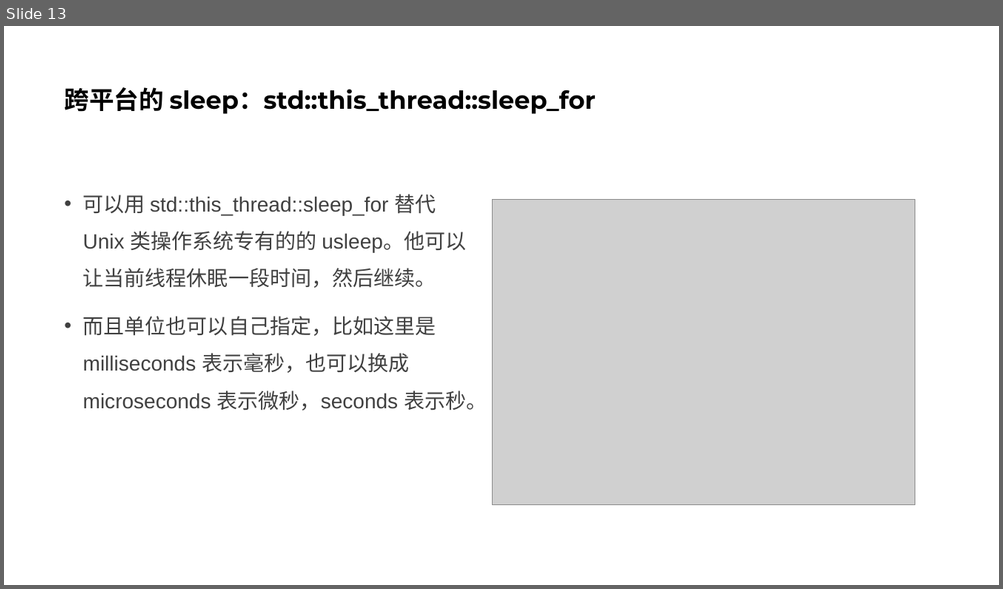
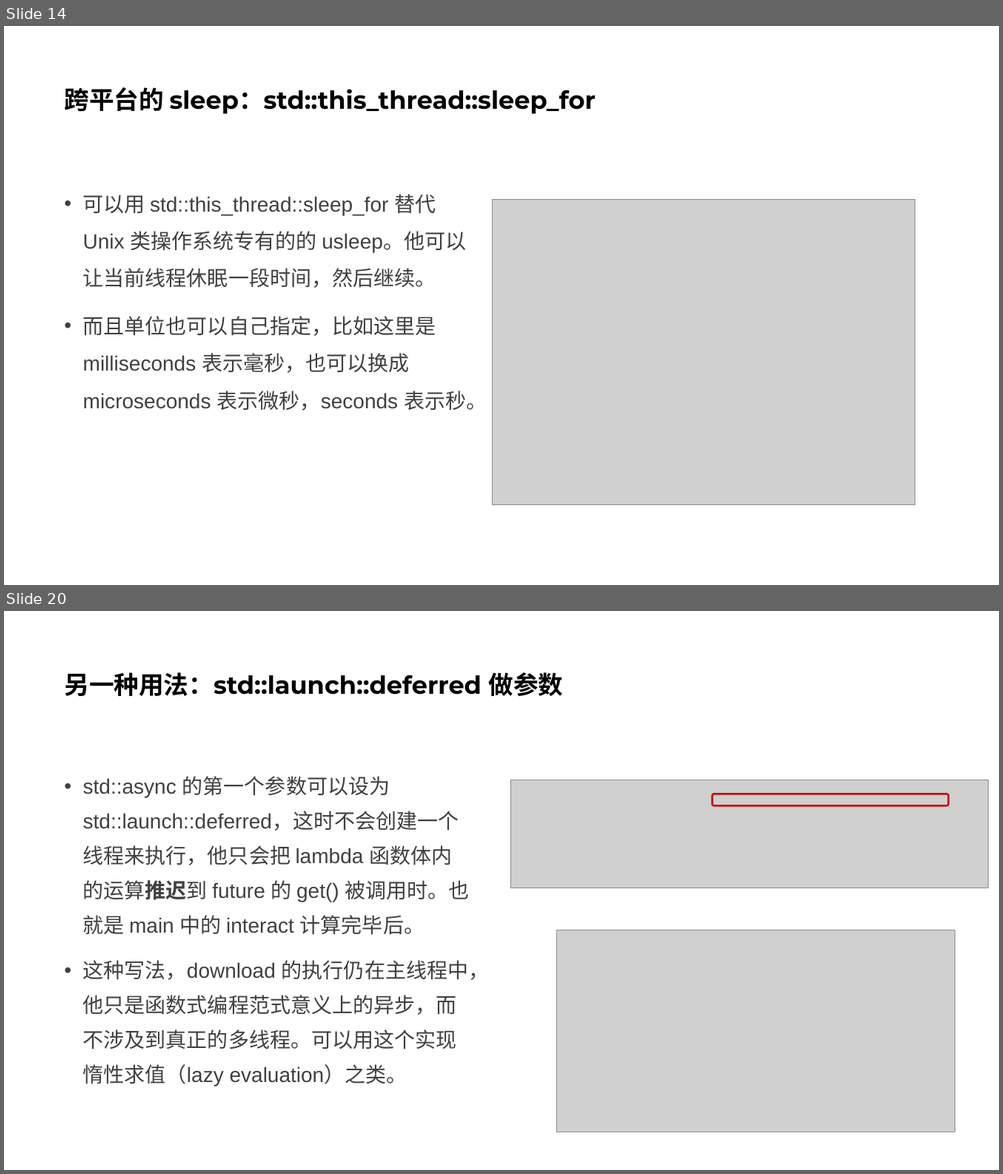
Before and after one commit to parallel101/course, a slide deck: 05/slides.pptx. Shown one above the other, each under a label of ours: slide 13 before the commit, slides 14 and 20 after it; the slides between them are not shown. The pictures are 1003x589 and 1003x1174 pixels, drawn with LibreOffice and Linux fonts; fonts in the diff are those of the drawing; grey boxes stand for pictures. Boxes give left, top, right and bottom in pixels: in the first picture for what was removed or moved away, otherwise in the second. Text is boxed around its words. In the diff, an @@ line names an element or a change of style, - is before the commit and + after.

Commit message:
add async

```diff
--- a/05/slides.pptx
+++ b/05/slides.pptx
@@ slide 20 added at (x1=4, y1=611, x2=999, y2=1170), background #FFFFFF @@
@@ title added at (x1=64, y1=672, x2=563, y2=696), 24 pt, text #000000, bold @@
+另一种用法：std::launch::deferred 做参数
@@ text added at (x1=83, y1=776, x2=489, y2=1087), 20 pt, text #404040 @@
+• std::async 的第一个参数可以设为 std::launch::deferred，这时不会创建一个线程来执行，他只会把 lambda 函数体内的运算推迟到 future 的 get() 被调用时。也就是 main 中的 interact 计算完毕后。
+• 这种写法，download 的执行仍在主线程中，他只是函数式编程范式意义上的异步，而不涉及到真正的多线程。可以用这个实现惰性求值（lazy evaluation）之类。
@@ picture added at (x1=511, y1=780, x2=988, y2=889) @@
@@ rounded rectangle added at (x1=712, y1=794, x2=948, y2=806), outline #CC0000 1.75 pt @@
@@ picture added at (x1=557, y1=931, x2=955, y2=1133) @@
@@ what was slide 13 is now slide 14 @@
```
Also in this commit, not shown: 4 slides changed, 9 other slides added, 15 other files.
